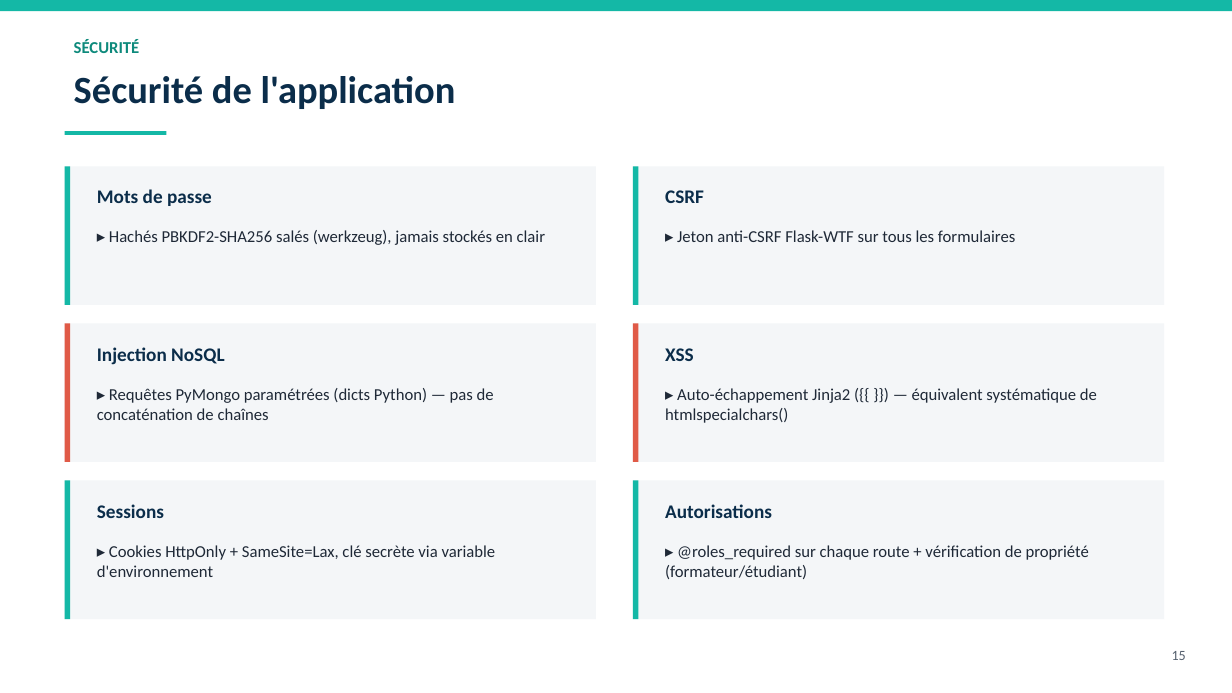
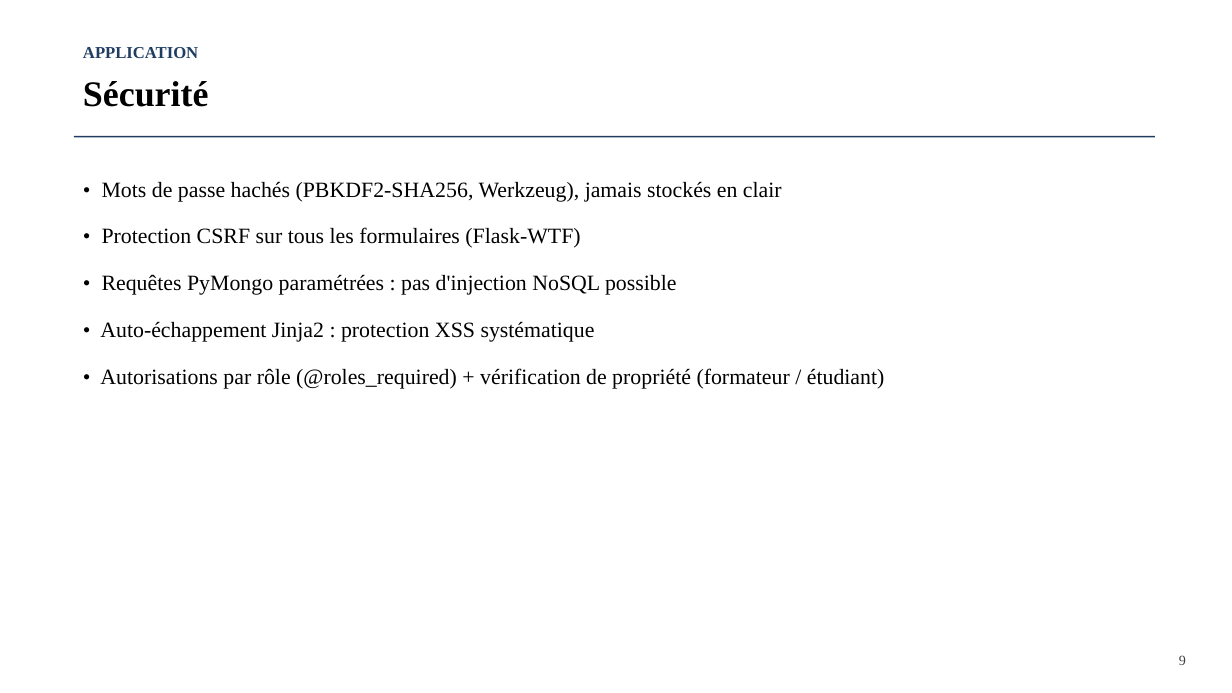
Before and after one commit to ASapAbro/E-Educ, a slide deck: slide 10 of complet/report/Presentation_Projet_Gestion_Formations.pptx (slide 15 before the commit). Drawn at 1232x693 pixels with LibreOffice and Linux fonts; fonts in the diff are those of the drawing. Boxes give left, top, right and bottom in pixels: in the first picture for what was removed or moved away, otherwise in the second. Text is boxed around its words. In the diff, an @@ line names an element or a change of style, - is before the commit and + after.

Commit message:
Refonte de la présentation : template simple (Times New Roman), format court centré sur la BDD
Remplace le design coloré à 24 slides par un template sobre en Times New
Roman (13 slides). Le contenu se concentre sur l'essentiel du projet en
appuyant sur la partie base de données : modélisation MongoDB, choix
références vs embedding, fonctions/méthodes réelles de la couche modèle
(app/models/), pipelines d'agrégation, index et performances.

```diff
--- a/complet/report/Presentation_Projet_Gestion_Formations.pptx
+++ b/complet/report/Presentation_Projet_Gestion_Formations.pptx
@@ rectangle removed at <box>0,0,1232,11</box> @@
@@ text at <box>83,47,198,58</box>: text changed; size 30 to 13 pt; font Calibri to Times New Roman; text colour #0B2D4A to #1F3C63 @@
-Sécurité de l'application
+APPLICATION
@@ text at <box>83,81,209,107</box>: text changed; size 13 to 28 pt; font Calibri to Times New Roman; text colour #0E8A7C to #000000 @@
-SÉCURITÉ
+Sécurité
@@ rectangle removed at <box>65,131,166,135</box> @@
@@ rectangle added at <box>74,136,1155,138</box>, fill #1F3C63 @@
@@ rectangle removed at <box>65,166,596,305</box> @@
@@ rectangle removed at <box>65,166,70,305</box> @@
@@ rectangle removed at <box>633,166,1165,305</box> @@
@@ rectangle removed at <box>633,166,639,305</box> @@
@@ text removed at <box>97,189,212,206</box> @@
-Mots de passe
@@ text added at <box>100,181,885,389</box>, 17 pt, text #000000 @@
+• Mots de passe hachés (PBKDF2-SHA256, Werkzeug), jamais stockés en clair
+• Protection CSRF sur tous les formulaires (Flask-WTF)
+• Requêtes PyMongo paramétrées : pas d'injection NoSQL possible
+• Auto-échappement Jinja2 : protection XSS systématique
+• Autorisations par rôle (@roles_required) + vérification de propriété (formateur / étudiant)
@@ text removed at <box>665,190,704,203</box> @@
-CSRF
@@ text removed at <box>109,230,545,245</box> @@
-▸ Hachés PBKDF2-SHA256 salés (werkzeug), jamais stockés en clair
@@ text removed at <box>677,230,1015,242</box> @@
-▸ Jeton anti-CSRF Flask-WTF sur tous les formulaires
@@ rectangle removed at <box>65,323,596,462</box> @@
@@ rectangle removed at <box>65,323,70,462</box> @@
@@ rectangle removed at <box>633,323,1165,462</box> @@
@@ rectangle removed at <box>633,323,639,462</box> @@
@@ text removed at <box>97,347,224,365</box> @@
-Injection NoSQL
@@ text removed at <box>665,348,694,361</box> @@
-XSS
@@ text removed at <box>97,388,494,420</box> @@
-▸ Requêtes PyMongo paramétrées (dicts Python) — pas de concaténation de chaînes
@@ text removed at <box>665,388,1097,423</box> @@
-▸ Auto-échappement Jinja2 ({{ }}) — équivalent systématique de htmlspecialchars()
@@ rectangle removed at <box>65,481,596,619</box> @@
@@ rectangle removed at <box>65,481,70,619</box> @@
@@ text removed at <box>97,504,164,518</box> @@
-Sessions
@@ rectangle removed at <box>633,481,1165,619</box> @@
@@ rectangle removed at <box>633,481,639,619</box> @@
@@ text removed at <box>665,504,772,518</box> @@
-Autorisations
@@ text removed at <box>97,545,496,577</box> @@
-▸ Cookies HttpOnly + SameSite=Lax, clé secrète via variable d'environnement
@@ text removed at <box>665,545,1089,579</box> @@
-▸ @roles_required sur chaque route + vérification de propriété (formateur/étudiant)
@@ text removed at <box>1172,651,1186,660</box> @@
-15
@@ text added at <box>1179,655,1186,665</box>, 11 pt, text #404040 @@
+9
```
Also in this commit, not shown: 8 other slides changed, 4 slides added, 15 slides removed.
